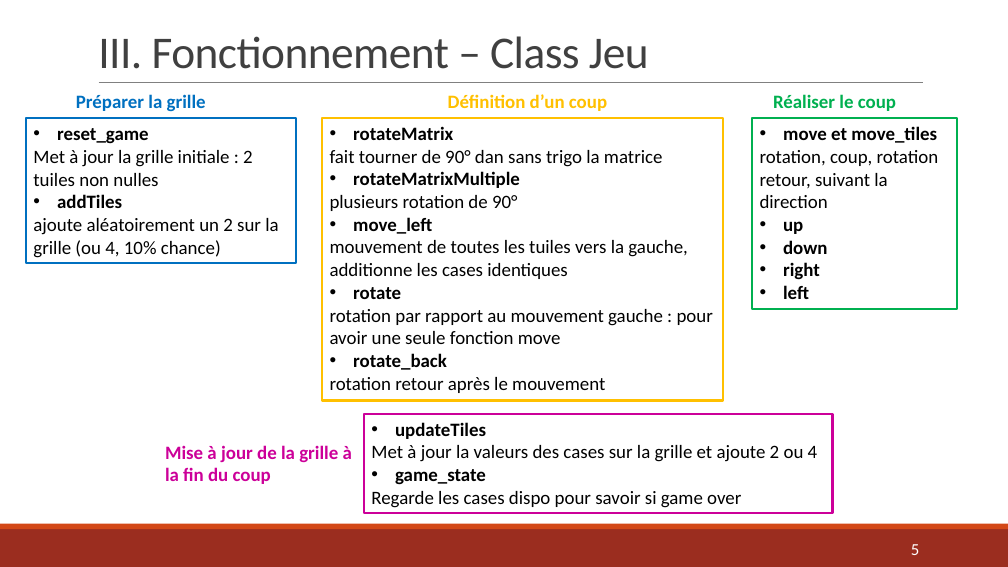
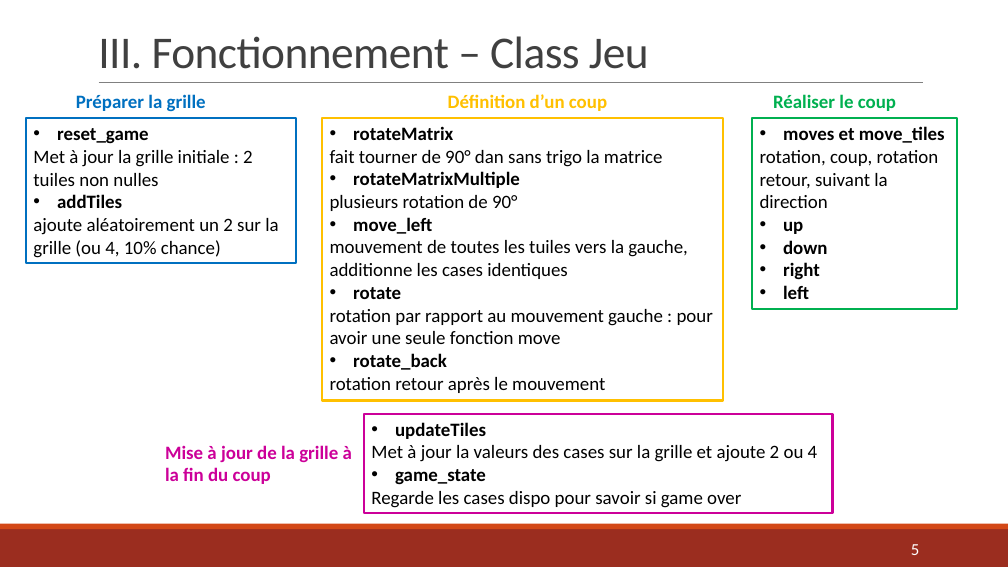
Before and after one commit to AlexandraDarco/prog_2048, a slide deck: slide 5 of Projet Info – Jeu 2048.pptx. Drawn at 1008x567 pixels with LibreOffice and Linux fonts; fonts in the diff are those of the drawing. Boxes give left, top, right and bottom in pixels: in the first picture for what was removed or moved away, otherwise in the second. Text is boxed around its words. In the diff, an @@ line names an element or a change of style, - is before the commit and + after.

```diff
--- a/Projet Info – Jeu 2048.pptx
+++ b/Projet Info – Jeu 2048.pptx
@@ text in rectangle at [783, 126, 945, 143]: text changed @@
-• move et move_tiles
+• moves et move_tiles
```
Also in this commit, not shown: 2 slides added, 1 slide removed, 1 other file.
